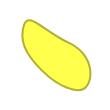
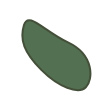
Layer changes from the first 110px x 110px image to the second:
pixels changed over [21, 19, 92, 92] (layer not identified)
